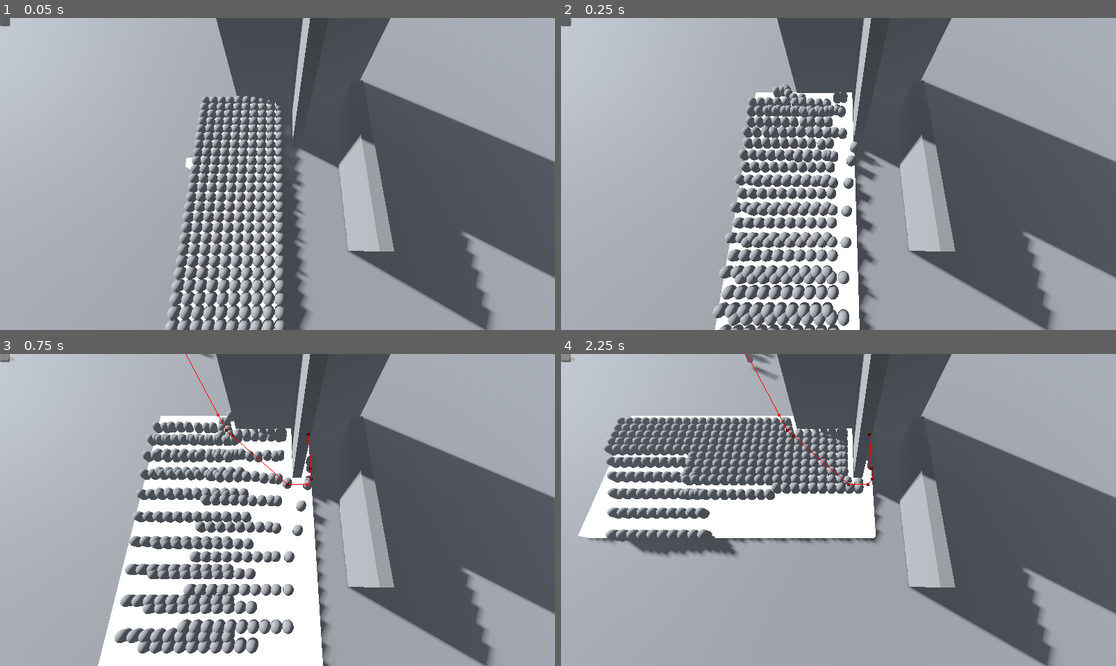
Above: before the commit, frames 1-4 (two rows, left to right).
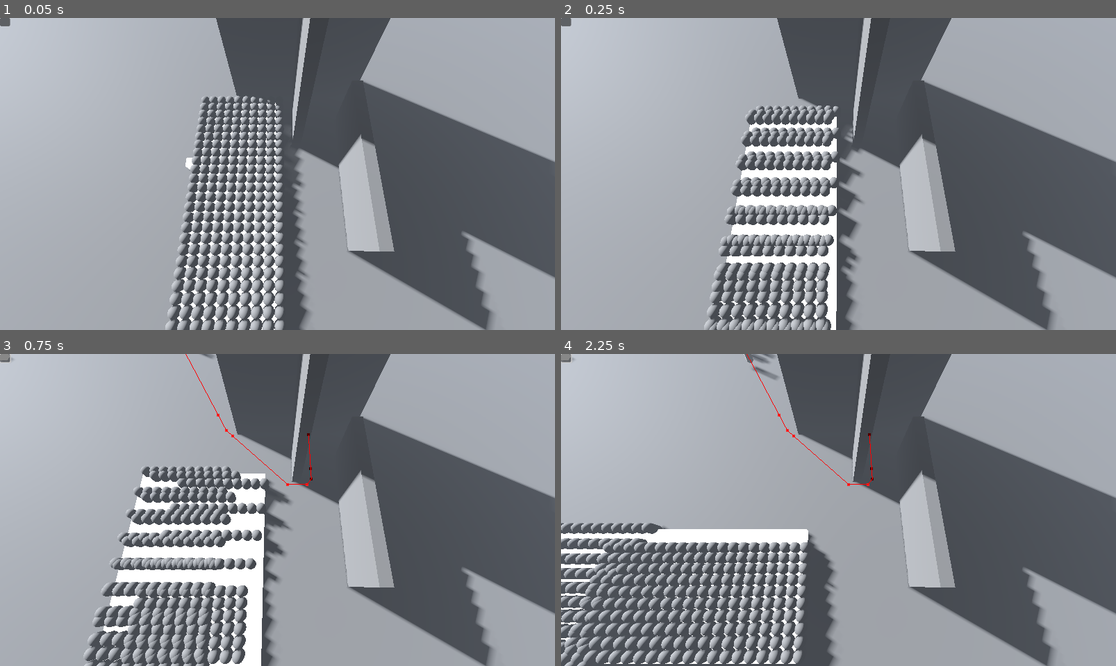
Above: after the commit, the same moments.

Repository: Miurg/Godot-Group-Pathfinding-for-RTS
Game: Godot game, scene res://MainGame.tscn
The game is run twice, just before and just after one commit, with the same random seed, the same clock (stepped at 60 frames per second) and the same inputs.
Inputs (mouse positions are in pixels of both pictures, inside the frame that each line leads up to):
- Up to frame 1 (0.05 s): no input
- Up to frame 2 (0.25 s): no input
- Up to frame 3 (0.75 s): click (5, 357) at 0.5 s
- Up to frame 4 (2.25 s): click (566, 357) at 1.25 s; click (566, 357) at 2 s

Frame 1 is identical in both runs. In frame 2, 13% of the frame differs, in the area x 25-58%, y 21-100%; in frame 3, 21%; in frame 4, 32%, in the area x 0-59%, y 19-100%.
Error in both runs: Invalid call. Nonexistent function 'isInRange' in base 'Node3D (Entity.gd)'. (res://Scripts/Entitys.gd:17)

Commit message:
Add ramerdouglaspeacker algoritm

Diff:
--- a/Scripts/SquadUnit.gd
+++ b/Scripts/SquadUnit.gd
@@ -61,18 +61,8 @@
 			allChildAgents.append(NavigationServer3D.agent_create())
 
 
-
-
-
 	var j = -1
 	var k = 0
-
-	rectangleSquad = RenderingServer.instance_create()
-	RenderingServer.instance_set_scenario(rectangleSquad, get_world_3d().scenario)
-	RenderingServer.instance_set_base(rectangleSquad, rectangleMesh)
-	RenderingServer.instance_set_transform(rectangleSquad, Transform3D(Basis(), Vector3(5, 2, 5)))
-
-
 	for i in allChildMainMesh.size():
 		numberOfPathForEach.append(0)
 		if j == y-1:
@@ -83,20 +73,12 @@
 		localPositionOfUnit[i].append(k)
 		localPositionOfUnit[i].append(j)
 
-		if allChildMainMeshPosition[i].origin.z > rectangleSquadPos[0]:
-			rectangleSquadPos[0] = allChildMainMeshPosition[i].origin.z
-		if allChildMainMeshPosition[i].origin.z < rectangleSquadPos[1]:
-			rectangleSquadPos[1] = allChildMainMeshPosition[i].origin.z
-		if allChildMainMeshPosition[i].origin.x > rectangleSquadPos[2]:
-			rectangleSquadPos[2] = allChildMainMeshPosition[i].origin.x
-		if allChildMainMeshPosition[i].origin.x < rectangleSquadPos[3]:
-			rectangleSquadPos[3] = allChildMainMeshPosition[i].origin.x
 
-	RenderingServer.instance_set_transform(rectangleSquad, Transform3D(
-		Vector3(abs(abs((rectangleSquadPos[2]+rectangleSquadPos[3])/2)-abs(rectangleSquadPos[2])),0,0),
-		Vector3(0,1,0),
-		Vector3(0,0,abs(abs((rectangleSquadPos[0]+rectangleSquadPos[1])/2)-abs(rectangleSquadPos[0]))),
-		Vector3((rectangleSquadPos[2]+rectangleSquadPos[3])/2, 2, (rectangleSquadPos[0]+rectangleSquadPos[1])/2)))
+	rectangleSquad = RenderingServer.instance_create()
+	RenderingServer.instance_set_scenario(rectangleSquad, get_world_3d().scenario)
+	RenderingServer.instance_set_base(rectangleSquad, rectangleMesh)
+	RenderingServer.instance_set_transform(rectangleSquad, Transform3D(Basis(), Vector3(5, 2, 5)))
+	rectangleProcess()
 
 	await get_tree().physics_frame
 	await get_tree().physics_frame
@@ -104,7 +86,9 @@
 
 
 
+
 func _process(delta):
+	squadAgent.get_next_path_position()
 	if currentPath.size()==0:
 		return
 	checkAndMove(delta)
@@ -122,7 +106,6 @@
 			numberOfPathForEach[i]-=1
 			if numberOfPathForEach[i]>0:
 				findPathForOneUnit(allSquadPath[allSquadPath.size()-numberOfPathForEach[i]], i)
-				#numberMeshWhoReachedCurrentSquadPath+=1
 		if allChildMainMeshPosition[i].origin!=currentPath[i]:
 			allChildMainMeshPosition[i] = Transform3D(Basis(),
 				allChildMainMeshPosition[i].origin.move_toward(currentPath[i], delta * 10))
--- a/Scripts/WorkDistributor.gd
+++ b/Scripts/WorkDistributor.gd
@@ -4,6 +4,7 @@
 @onready var firstPointBox = $MeshInstance3D
 @onready var secondPointBox = $MeshInstance3D2
 
+var ramerDouglasPeuckerValue = 0.5
 
 
 func _ready() -> void:
@@ -44,6 +45,7 @@
 	var region: RID = NavigationServer3D.region_create()
 	NavigationServer3D.region_set_transform(region, Transform3D())
 	NavigationServer3D.region_set_map(region, map)
+	NavigationServer3D.map_set_cell_size(map, 0.17)
 
 	var new_navigation_mesh: NavigationMesh = NavigationMesh.new()
 	new_navigation_mesh = $NavigationRegion3D.navigation_mesh
@@ -52,4 +54,38 @@
 	NavigationServer3D.region_set_navigation_mesh(region, new_navigation_mesh)
 
 func getPath(startPoint, finalPoint):
-	return NavigationServer3D.map_get_path(map,startPoint,finalPoint,true)
+	var path = ramer_douglas_peucker(NavigationServer3D.map_get_path(map,startPoint,finalPoint,true),ramerDouglasPeuckerValue)
+	return path
+
+
+static func ramer_douglas_peucker(points: PackedVector3Array, epsilon: float) -> PackedVector3Array:
+	if points.size() < 3:
+		return points.duplicate()
+	var epsilon_squared = pow(epsilon, 2)
+	var result := PackedVector3Array()
+	_simplify(result, points, 0, points.size() - 1, epsilon_squared)
+	result.append(points[-1])
+	return result
+
+# Recursive calculation
+static func _simplify(result: PackedVector3Array, points: PackedVector3Array, start: int, end: int, epsilon_squared: float) -> void:
+	var max_distance_squared = 0
+	var index = 0
+
+	for i in range(start, end + 1):
+		var distance = _perpendicular_squared(points[i], points[start], points[end])
+		if distance > max_distance_squared:
+			max_distance_squared = distance
+			index = i
+
+	if max_distance_squared <= epsilon_squared:
+		result.append(points[start])
+	else:
+		_simplify(result, points, start, index, epsilon_squared)
+		_simplify(result, points, index, end, epsilon_squared)
+
+static func _perpendicular_squared(target: Vector3, p1: Vector3, p2: Vector3) -> float:
+	var to_target = target - p1
+	var to_end = p2 - p1
+	var project = to_target.project(to_end)
+	return to_target.length_squared() - project.length_squared()
